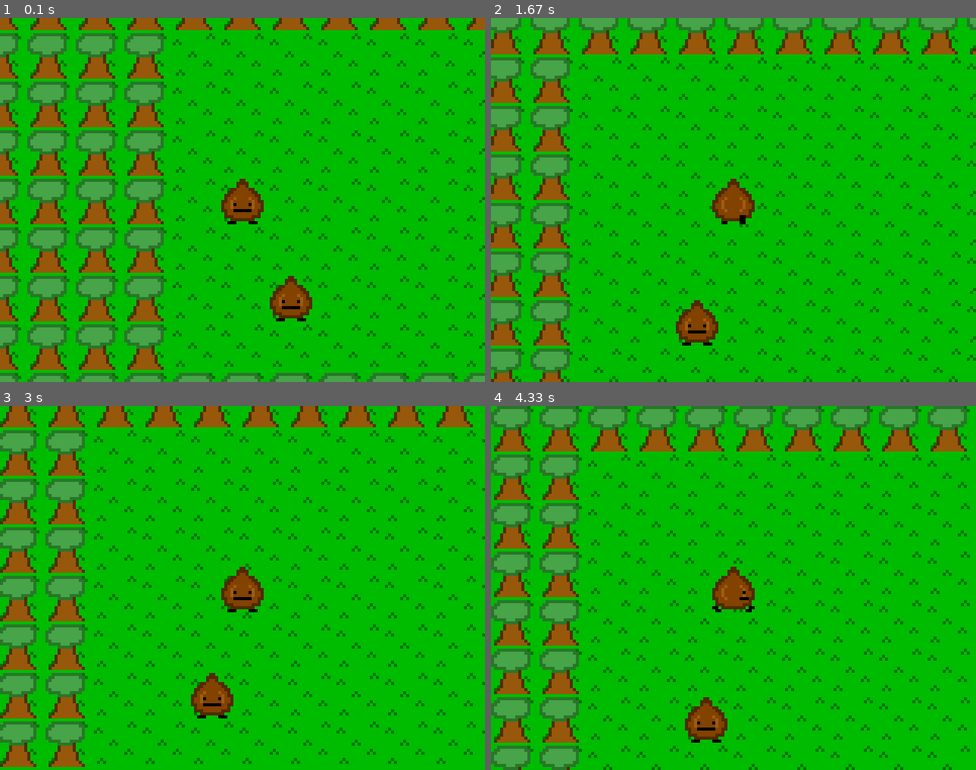
Above: before the commit, frames 1-4 (two rows, left to right).
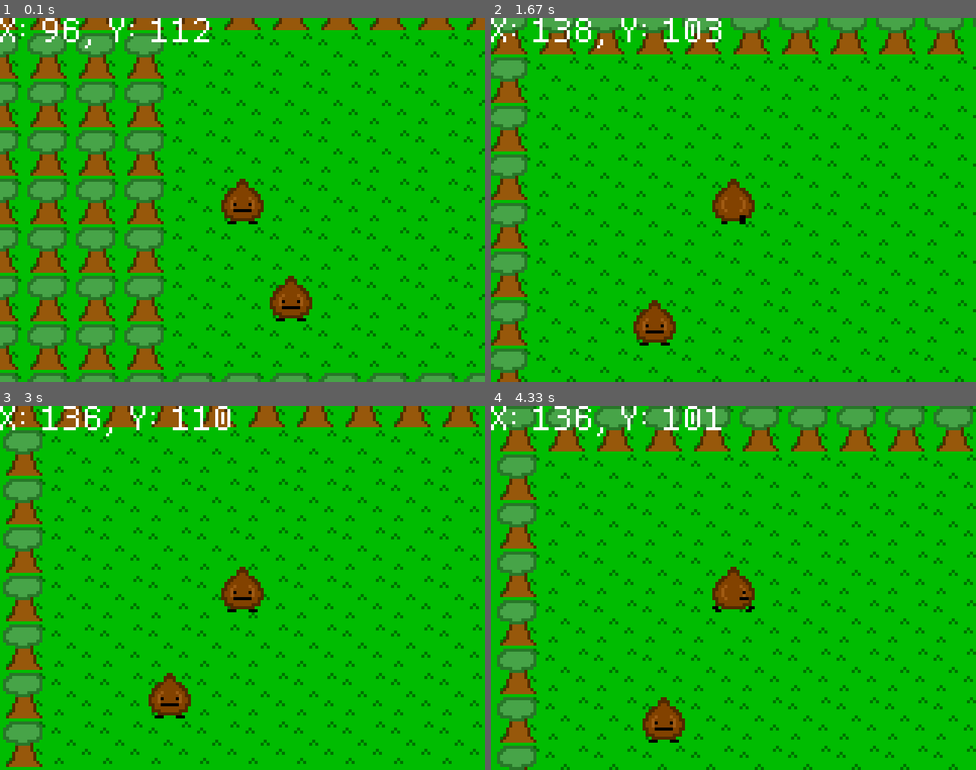
Above: after the commit, the same moments.

Repository: Touchcreator/pygame-rpg
Game: pygame game, started from main.py
Two runs of this game, one before a commit and one after it. Both use one fixed random seed, a clock stepped at 60 frames per second and the inputs below.
Inputs:
- Up to frame 1 (0.1 s): no input
- Up to frame 2 (1.67 s): hold X 0.33-0.8 s; hold Right 0.33-0.8 s; hold Right 0.83-1.3 s; hold Up 1.33-1.63 s
- Up to frame 3 (3 s): hold Right 1.67-2.13 s; hold Left 2.17-2.7 s; hold Down from 2.73 s (still down)
- Up to frame 4 (4.33 s): release Down at 3.03 s; hold Left 3.07-3.47 s; hold Up 3.5-3.87 s; hold Right from 3.9 s (still down)

The runs differ from the first frame. In frame 1, 0.6% of the frame differs, in the area x 0-44%, y 0-9%; in frame 2, 20%; in frame 3, 19%; in frame 4, 21%, in the area x 0-100%, y 0-100%.

Commit message:
battle scene

Diff:
--- a/pygame_rpg/config.py
+++ b/pygame_rpg/config.py
@@ -1,3 +1,5 @@
+import os
+
 FRAMES_PER_SECOND = 30 # fps
 
 
@@ -8,20 +10,18 @@
 # DEBUG
 DEBUG_IMG_ON = False
 DEBUG_PLAYER = False
-
-
-
+DEBUG_COORDS = True
 
 SCREEN_WIDTH = 160
 SCREEN_HEIGHT = 120
 
-TILES_PATH = "assets/img/tiles.png"
-NUT_ASSETS = "assets/img/nutv2.png"
-NUT_STILL = "assets/img/nutstill.png"
+TILES_PATH = os.path.join("assets", "img", "tiles.png")
+NUT_ASSETS = os.path.join("assets", "img", "nutv2.png")
+NUT_STILL = os.path.join("assets", "img", "nutstill.png")
 
 if DEBUG_IMG_ON:
-    TILES_PATH = "assets/img/debug/tilesdebug.png"
-    NUT_ASSETS = "assets/img/debug/nutboxguide.png"
+    TILES_PATH = os.path.join("assets", "img", "debug", "tilesdebug.png")
+    NUT_ASSETS = os.path.join("assets", "img", "debug", "nutboxguide.png")
 
 if DEBUG_PLAYER:
-    NUT_ASSETS = "assets/img/debug/nutboxguide.png"
+    NUT_ASSETS = os.path.join("assets", "img", "debug", "nutboxguide.png")
--- a/pygame_rpg/entity/player.py
+++ b/pygame_rpg/entity/player.py
@@ -58,6 +58,11 @@
         tiles_collied = 0
 
         key_down_before = key_down
+
+        if keys[pygame.K_x]:
+            self.speed = 2
+        else:
+            self.speed = 1
 
         # update code here
         if keys[pygame.K_UP]:
@@ -157,4 +162,8 @@
 
     def draw(self, screen):
         global new
-        screen.blit(new, (-8 + SCREEN_WIDTH / 2, -8 + SCREEN_HEIGHT / 2))
+        if self.speed == 2:
+
+            screen.blit(new, (-8 + SCREEN_WIDTH / 2, -8 + SCREEN_HEIGHT / 2 - self.frame % 2))
+        else:
+            screen.blit(new, (-8 + SCREEN_WIDTH / 2, -8 + SCREEN_HEIGHT / 2))
--- a/pygame_rpg/game.py
+++ b/pygame_rpg/game.py
@@ -1,4 +1,5 @@
 import pygame
+import pygame.freetype
 
 from .config import *
 
@@ -42,6 +43,10 @@
     def run(self):
         running = True
 
+        self.my_font = pygame.freetype.Font(os.path.join("assets", "fonts", "medodica.regular.otf"), 16)
+
+        self.my_font.antialiased = False
+
 
         while running:
             for event in pygame.event.get():
@@ -58,6 +63,13 @@
 
         self.state_machine.get_state().update(event, self.screen, self.state_machine)
 
+        if DEBUG_COORDS:
+            # debug stuff
+
+            coords = f"X: {self.state_machine.states["level"].player.x}, Y: {self.state_machine.states["level"].player.y}"
+
+            self.my_font.render_to(self.screen, (0,0), coords, (255, 255, 255))
+
         pygame.display.update()
 
         # scale n display
--- a/pygame_rpg/state/__init__.py
+++ b/pygame_rpg/state/__init__.py
@@ -3,3 +3,4 @@
 
 from .level import Level
 from .blue import Blue
+from .battle import Battle
--- /dev/null
+++ b/pygame_rpg/state/battle.py
@@ -0,0 +1,50 @@
+# rudimentary battle scene
+# really just wanted to test how battles would yk work
+
+import os
+import colorsys
+
+import pygame
+
+from ..config import *
+from ..util import *
+from ..state import State
+
+
+class Battle(State):
+
+    def __init__(self):
+        self.should_play = True # only for testing
+
+        self.frame_count = 0
+
+        self.players = ["nut"] # maybe there can be coop fight
+        self.opponents = ["empty"] # ill add that later
+        self.playerimg = pygame.image.load(os.path.join("assets", "img", "nutgun2.png"))
+        self.enemyimg = pygame.image.load(os.path.join("assets", "img", "tochohalotest.png"))
+
+        self.player_x = 0 - self.playerimg.width
+        self.player_y = SCREEN_HEIGHT // 2 - self.playerimg.height // 2
+
+        self.enemy_y = SCREEN_HEIGHT // 2 - self.enemyimg.height // 2
+
+    def update(self, event: pygame.event.Event, screen: pygame.Surface, state_machine):
+        keys = pygame.key.get_pressed()
+
+        if keys[pygame.K_SPACE]:
+            self.should_play = False
+            state_machine.set_state("level")
+
+        if self.should_play:
+            screen.fill(hsv_to_rgb(self.frame_count % 60 / 60, .5, .8))
+
+
+            if self.frame_count <= FRAMES_PER_SECOND * 5:
+                self.player_x += (35 - self.player_x) / 5
+            else:
+                self.player_x = 35
+
+            screen.blit(self.playerimg, (round(self.player_x), self.player_y))
+            screen.blit(self.enemyimg, (SCREEN_WIDTH - round(self.player_x) - self.enemyimg.width, self.enemy_y))
+
+            self.frame_count+=1
--- a/pygame_rpg/state/blue.py
+++ b/pygame_rpg/state/blue.py
@@ -1,4 +1,5 @@
 # testing state changes
+import os
 
 import pygame
 import pygame.freetype
@@ -19,7 +20,7 @@
         if self.count >= 3 * FRAMES_PER_SECOND:
             state_machine.set_state("level")
 
-        my_font = pygame.freetype.Font("assets/fonts/medodica.regular.otf", 20)
+        my_font = pygame.freetype.Font(os.path.join("assets", "fonts", "medodica.regular.otf"), 20)
 
         my_font.antialiased = False
 
--- a/pygame_rpg/state/level.py
+++ b/pygame_rpg/state/level.py
@@ -1,3 +1,5 @@
+import os
+
 import pygame
 
 from ..map_loader import MapLoader
@@ -8,7 +10,7 @@
 
 class Level(State):
     def __init__(self):
-        tiles = MapLoader.load("assets/maps/map1.txt")
+        tiles = MapLoader.load(os.path.join("assets", "maps", "map1.txt"))
         self.tiles_obj = []
         self.collidable_tiles = []
         self.changed_scene = False
@@ -41,7 +43,7 @@
             if tiles.collidable:
                 self.collidable_tiles.append(tiles)
 
-        self.test = Entity(7 * TILESIZE, 9 * TILESIZE, "assets/img/nutstill.png")
+        self.test = Entity(7 * TILESIZE, 9 * TILESIZE, os.path.join("assets", "img", "nutstill.png"))
 
         self.player = Player(TILESIZE * 6, TILESIZE * 7, NUT_ASSETS)
 
@@ -70,8 +72,10 @@
             sprite.draw(screen)
 
         if self.player.x > 200 and not self.changed_scene:
-            state_machine.set_state("blue")
+            state_machine.set_state("battle")
             self.changed_scene = True
+
+
 
 
     def restart(self):
--- a/pygame_rpg/state/state_machine.py
+++ b/pygame_rpg/state/state_machine.py
@@ -1,8 +1,10 @@
 import pygame
 
 from .state import State
+
 from .level import Level
 from .blue import Blue
+from .battle import Battle
 
 class StateMachine():
 
@@ -21,5 +23,6 @@
     def setup_states_dict(self):
         self.states = {
             "level": Level(),
-            "blue": Blue()
+            "blue": Blue(),
+            "battle": Battle()
         }
--- /dev/null
+++ b/pygame_rpg/util.py
@@ -0,0 +1,6 @@
+# simple utils for the game
+
+import colorsys
+
+def hsv_to_rgb(h,s,v):
+    return tuple(round(i * 255) for i in colorsys.hsv_to_rgb(h,s,v))
Binary file added: assets/img/nutgun.png
Binary file added: assets/img/nutgun2.png
Binary file added: assets/img/tochohalotest.png
Not shown, added: requirements.txt
Not shown, added: work/nutgun.piskel
